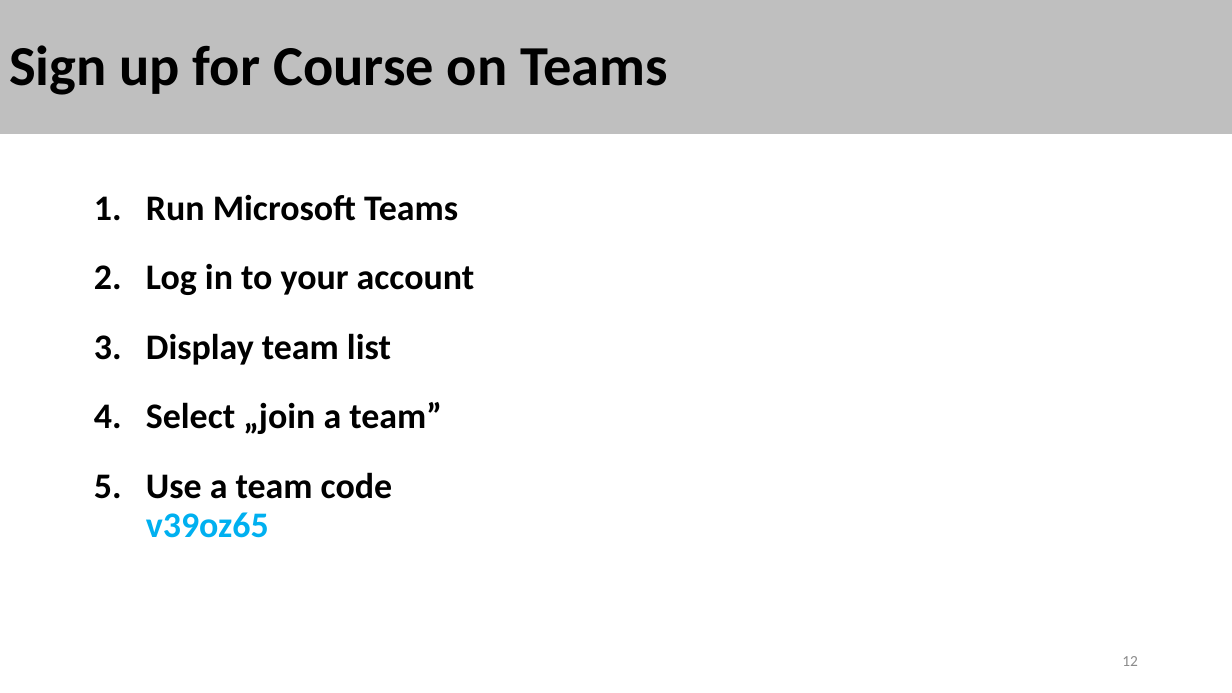
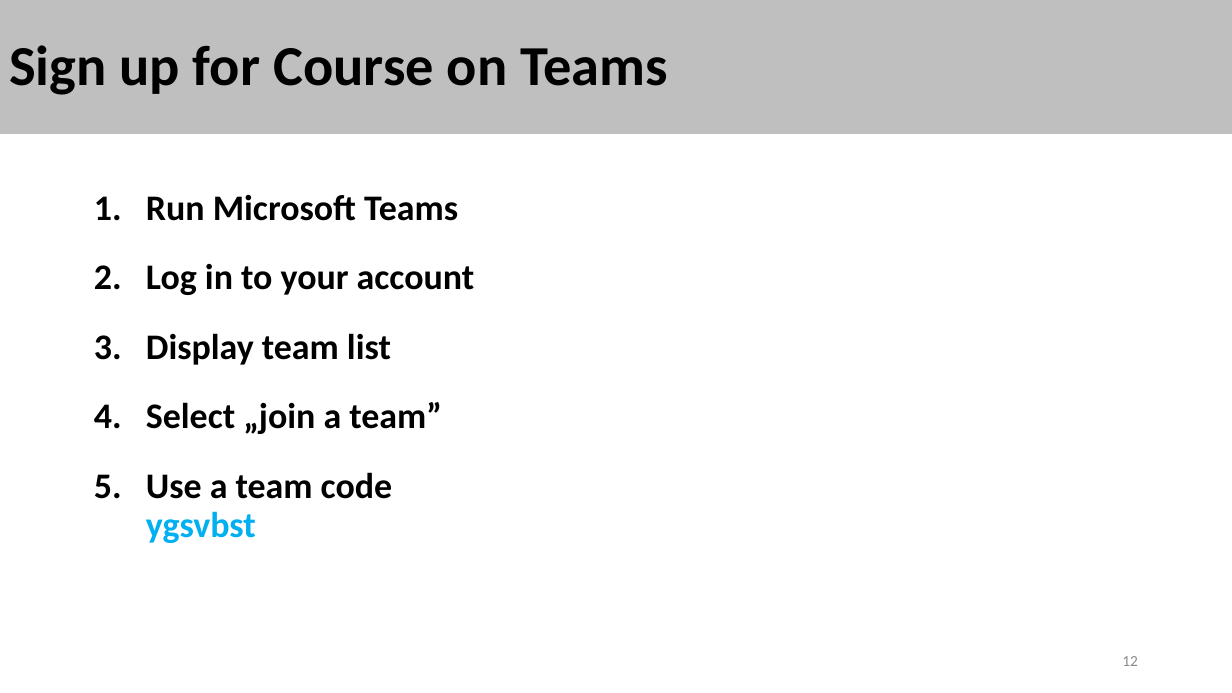
Before and after one commit to stalj/cp3, a slide deck: slide 12 of 01-CourseIntroduction/CourseIntroduction.pptx. Drawn at 1232x693 pixels with LibreOffice and Linux fonts; fonts in the diff are those of the drawing. Boxes give left, top, right and bottom in pixels: in the first picture for what was removed or moved away, otherwise in the second. Text is boxed around its words. In the diff, an @@ line names an element or a change of style, - is before the commit and + after.

```diff
--- a/01-CourseIntroduction/CourseIntroduction.pptx
+++ b/01-CourseIntroduction/CourseIntroduction.pptx
@@ text at box(146, 472, 392, 543): text changed @@
-5. Use a team code
-   v39oz65
+5. Use a team code
+   ygsvbst
```
Also in this commit, not shown: 3 other slides changed, 1 other file.
